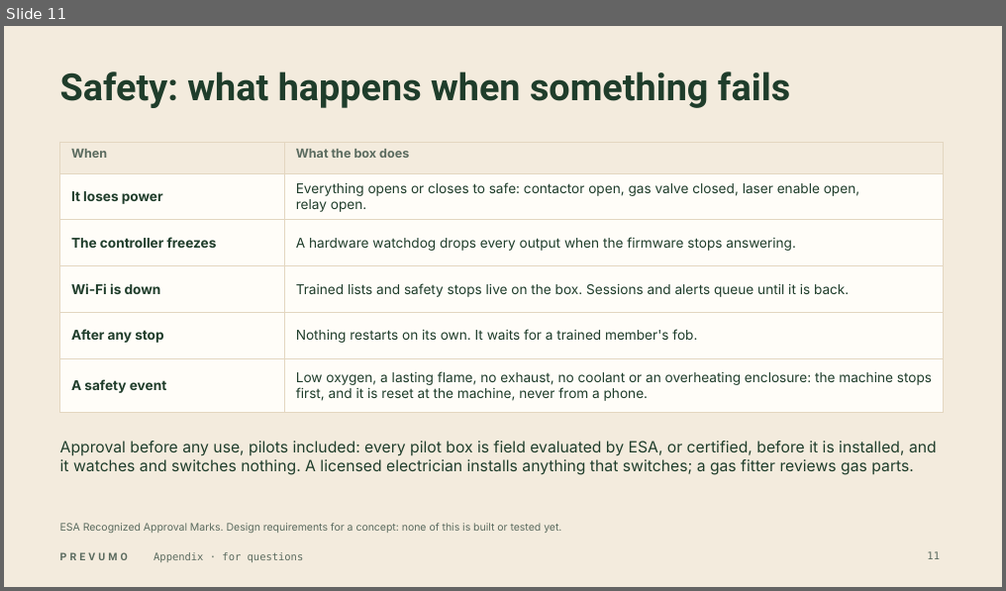
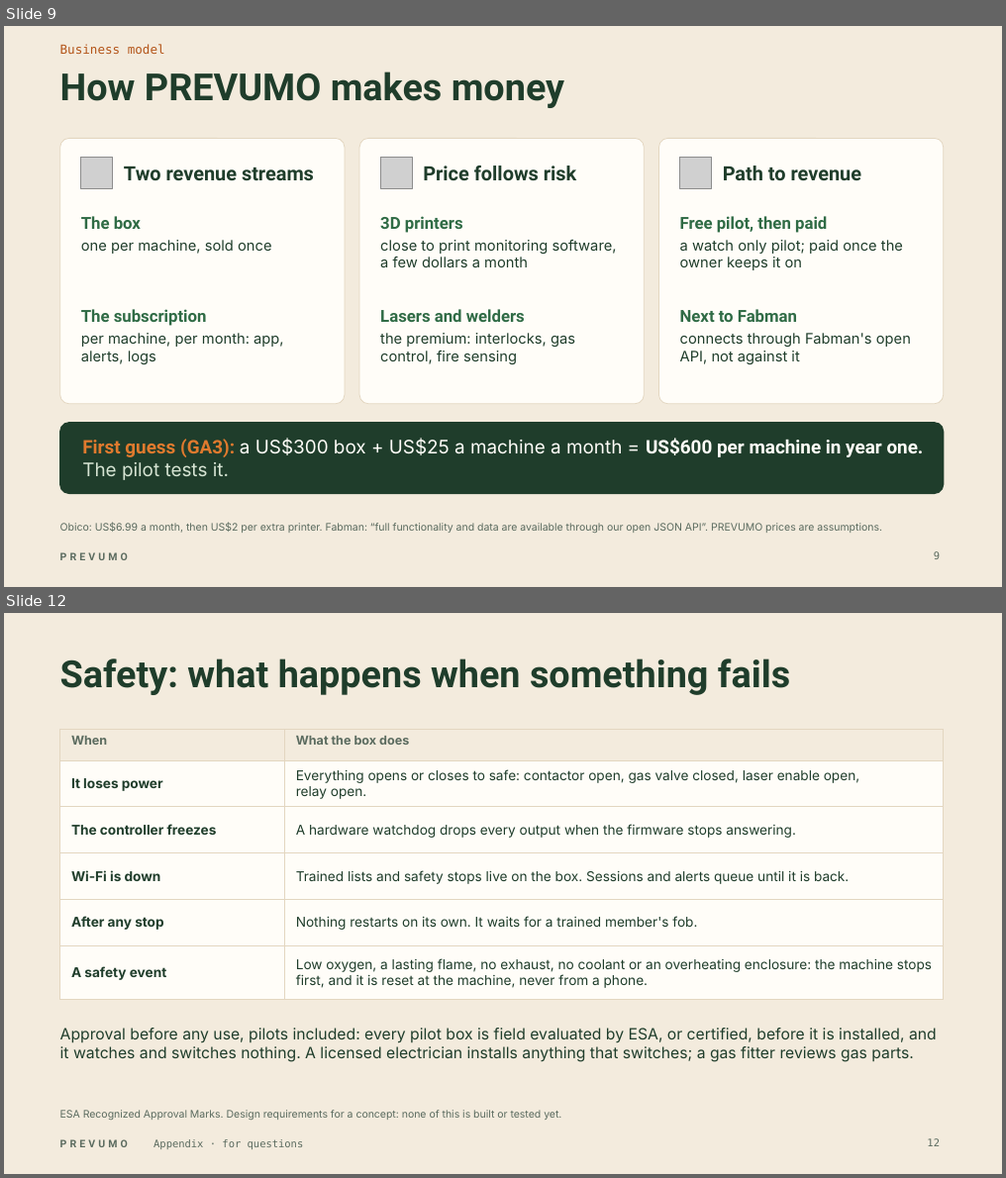
Before and after one commit to WAHB22/wahbs-world, a slide deck: prevumo/deliverables/final/PREVUMO-final.pptx. Shown one above the other, each under a label of ours: slide 11 before the commit, slides 9 and 12 after it; the slides between them are not shown. The pictures are 1006x591 and 1006x1178 pixels, drawn with LibreOffice and Linux fonts; fonts in the diff are those of the drawing; grey boxes stand for pictures. Boxes give left, top, right and bottom in pixels: in the first picture for what was removed or moved away, otherwise in the second. Text is boxed around its words. In the diff, an @@ line names an element or a change of style, - is before the commit and + after.

```diff
--- a/prevumo/deliverables/final/PREVUMO-final.pptx
+++ b/prevumo/deliverables/final/PREVUMO-final.pptx
@@ slide 9 added at bbox=[4, 26, 1002, 587], background #F3EBDD; not listed: 1 template element that a slide beside it also shows @@
@@ text added at bbox=[60, 44, 165, 54], 12 pt, text #B4561A @@
+Business model
@@ title added at bbox=[60, 72, 564, 108], 36 pt, text #1F3D2B, bold @@
+How PREVUMO makes money
@@ rounded rectangle added at bbox=[60, 138, 345, 404], fill #FFFDF8, outline #E3D6C0 0.75 pt @@
@@ rounded rectangle added at bbox=[359, 138, 645, 404], fill #FFFDF8, outline #E3D6C0 0.75 pt @@
@@ rounded rectangle added at bbox=[659, 138, 944, 404], fill #FFFDF8, outline #E3D6C0 0.75 pt @@
@@ picture added at bbox=[81, 157, 113, 188] @@
@@ text added at bbox=[124, 167, 314, 181], 19 pt, text #1F3D2B, bold @@
+Two revenue streams
@@ picture added at bbox=[380, 157, 412, 188] @@
@@ text added at bbox=[423, 166, 576, 181], 19 pt, text #1F3D2B, bold @@
+Price follows risk
@@ picture added at bbox=[680, 157, 712, 188] @@
@@ text added at bbox=[723, 166, 861, 181], 19 pt, text #1F3D2B, bold @@
+Path to revenue
@@ text added at bbox=[81, 216, 141, 229], 16 pt, text #2F6B45, bold @@
+The box
@@ text added at bbox=[380, 216, 463, 233], 16 pt, text #2F6B45, bold @@
+3D printers
@@ text added at bbox=[680, 216, 827, 233], 16 pt, text #2F6B45, bold @@
+Free pilot, then paid
@@ text added at bbox=[81, 240, 272, 254], 14 pt, text #1F3D2B @@
+one per machine, sold once
@@ text added at bbox=[380, 240, 617, 268], 14 pt, text #1F3D2B @@
+close to print monitoring software, a few dollars a month
@@ text added at bbox=[680, 240, 903, 271], 14 pt, text #1F3D2B @@
+a watch only pilot; paid once the owner keeps it on
@@ text added at bbox=[81, 309, 207, 326], 16 pt, text #2F6B45, bold @@
+The subscription
@@ text added at bbox=[380, 309, 525, 322], 16 pt, text #2F6B45, bold @@
+Lasers and welders
@@ text added at bbox=[680, 309, 797, 322], 16 pt, text #2F6B45, bold @@
+Next to Fabman
@@ text added at bbox=[81, 333, 283, 365], 14 pt, text #1F3D2B @@
+per machine, per month: app, alerts, logs
@@ text added at bbox=[380, 333, 575, 365], 14 pt, text #1F3D2B @@
+the premium: interlocks, gas control, fire sensing
@@ text added at bbox=[680, 333, 911, 365], 14 pt, text #1F3D2B @@
+connects through Fabman's open API, not against it
@@ rounded rectangle added at bbox=[60, 423, 944, 494], fill #1F3D2B, outline #1F3D2B 1 pt @@
@@ text added at bbox=[82, 438, 924, 480], 18 pt, text #FFFDF8 @@
+First guess (GA3): a US$300 box + US$25 a machine a month = US$600 per machine in year one. The pilot tests it.
@@ text added at bbox=[60, 523, 882, 533], 10 pt, text #5B6B5F @@
+Obico: US$6.99 a month, then US$2 per extra printer. Fabman: “full functionality and data are available through our open JSON API”. PREVUMO prices are assumptions.
@@ page number added at bbox=[934, 552, 940, 560], 10 pt, text #5B6B5F @@
+9
@@ what was slide 11 is now slide 12 @@
```
Also in this commit, not shown: 9 slides changed, 3 other slides added, 3 slides removed, 11 other files.
